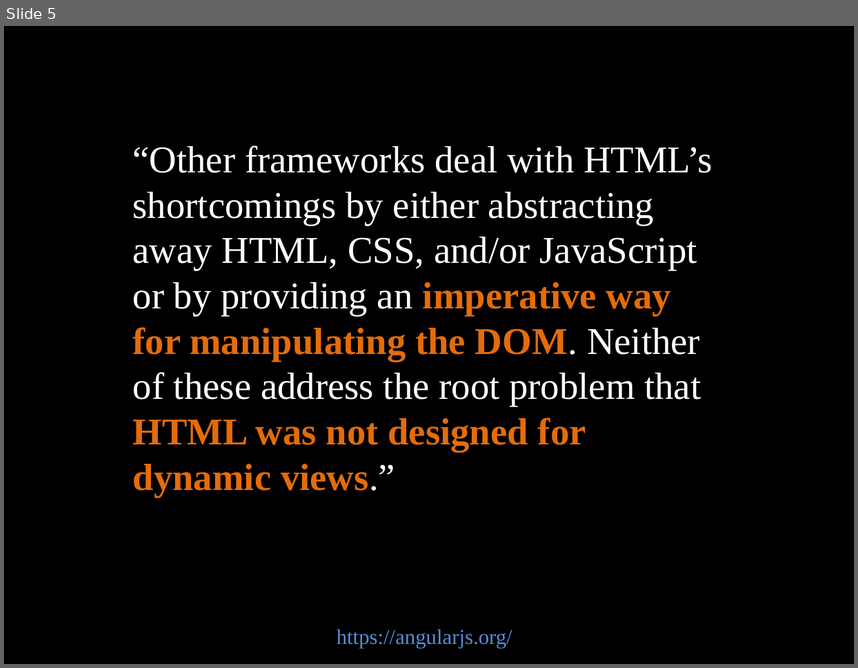
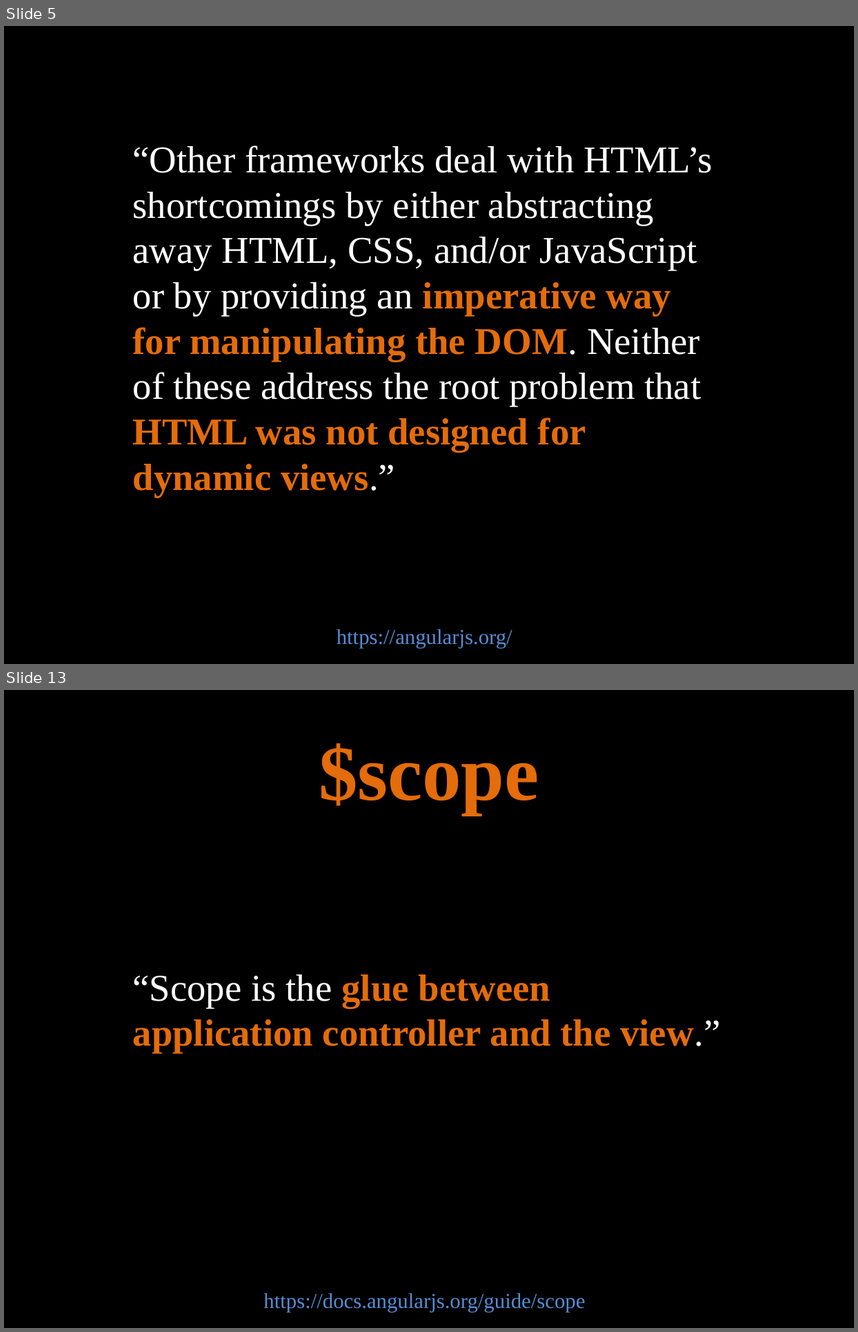
Before and after one commit to hudo/TGGCon2014, a slide deck: docs/006 I - AngularJS.pptx. Shown one above the other, each under a label of ours: slide 5 before the commit, slides 5 and 13 after it; the slides between them are not shown. The pictures are 858x668 and 858x1332 pixels, drawn with LibreOffice and Linux fonts; fonts in the diff are those of the drawing. Boxes give left, top, right and bottom in pixels: in the first picture for what was removed or moved away, otherwise in the second. Text is boxed around its words. In the diff, an @@ line names an element or a change of style, - is before the commit and + after.

Commit message:
Shopping Cart With the Model example added. Introduction to AngularJS part of the presentation finished.

```diff
--- a/docs/006 I - AngularJS.pptx
+++ b/docs/006 I - AngularJS.pptx
@@ slide 13 added at (4,690,854,1328), background #000000 @@
@@ title added at (319,743,539,814), 66 pt, text #E46C0A, bold @@
+$scope
@@ text added at (133,974,721,1053), 32 pt, text #E46C0A, bold @@
+“Scope is the glue between application controller and the view.”
@@ text added at (263,1292,585,1312), 18 pt, text #558ED5 @@
+https://docs.angularjs.org/guide/scope
```
Also in this commit, not shown: 5 slides changed, 12 other slides added, 1 other file.
